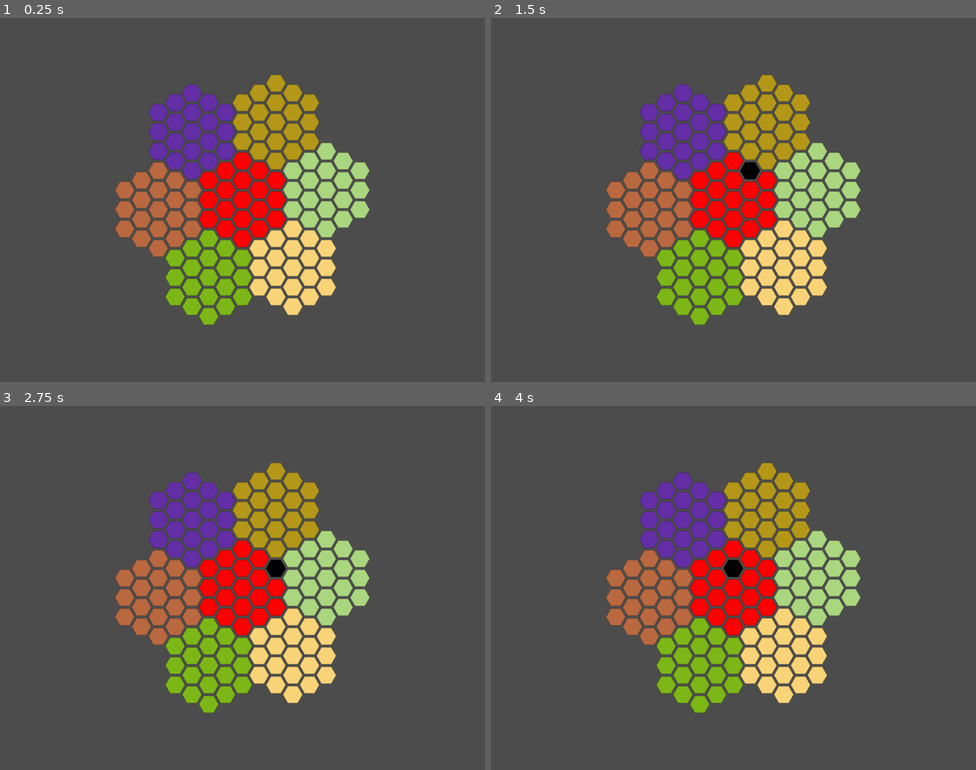
Above: before the commit, frames 1-4 (two rows, left to right).
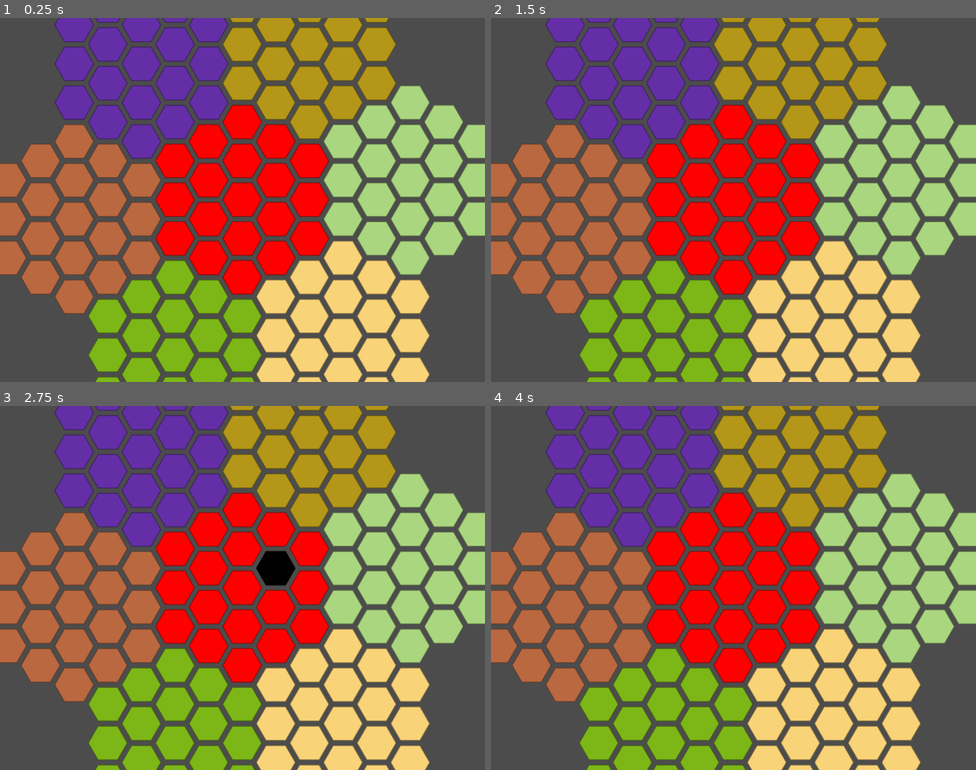
Above: after the commit, the same moments.

Repository: alexander-l-stone/RebellionAndEmpire
Game: Godot game, scene res://scenes/test/test.tscn
Same seed, same stepped clock (60 frames per second), same inputs: the game is played once before the commit and once after it. The project has no main scene, so this scene is started directly.
Inputs (mouse positions are in pixels of both pictures, inside the frame that each line leads up to):
- Up to frame 1 (0.25 s): no input
- Up to frame 2 (1.5 s): tap Enter at 0.5 s; move the mouse to (733, 159) at 0.52 s; tap Space at 1.25 s; move the mouse to (748, 170) at 1.27 s
- Up to frame 3 (2.75 s): tap Enter at 2 s; move the mouse to (276, 569) at 2.02 s
- Up to frame 4 (4 s): tap Space at 2.75 s; move the mouse to (718, 558) at 2.77 s; tap Enter at 3.5 s; move the mouse to (733, 569) at 3.52 s

The runs differ from the first frame. In frame 1, 63% of the frame differs, in the area x 0-100%, y 0-100%; in frame 2, 63%; in frame 3, 63%; in frame 4, 63%.

Commit message:
Removed debug prints.

Diff:
--- a/project.godot
+++ b/project.godot
@@ -20,8 +20,7 @@
 
 [display]
 
-window/size/width=1600
-window/size/height=1200
+window/size/width=800
 
 [rendering]
 
--- a/scenes/galaxy_map/galaxy_map.gd
+++ b/scenes/galaxy_map/galaxy_map.gd
@@ -12,7 +12,6 @@
 
 func generate_sectors():
 	var sector_resource = load("res://scenes/sector/sector.tscn")
-	print('generating sectors')
 	for sector_point in sector_centers:
 		var sector = sector_resource.instance()
 		sector.q = sector_point.q
@@ -28,9 +27,7 @@
 			sector.red = red
 			sector.blue = blue
 			sector.green = green
-		print('Sector Name: ' + sector.name)
 		sector.name = String(sector.type) + String(sector.q) + String(sector.r)
-		print('Sector Name Changed to: ' + sector.name)
 		add_child(sector)
 
 # Called every frame. 'delta' is the elapsed time since the previous frame.
--- a/scenes/sector/sector.gd
+++ b/scenes/sector/sector.gd
@@ -28,10 +28,8 @@
 		for rloc in range(-2+r, 3+r):
 			print(String(qloc-q) +","+ String(rloc-r))
 			if ((qloc-q)+(rloc-r) > -3) && ((qloc-q)+(rloc-r) < 3):
-				print('drawing hex')
 				var hex = hex_resource.instance()
 				hex.set_global_position(Vector2(hex_height*rloc*sin(deg2rad(60)),hex_width*qloc+cos(deg2rad(60))*rloc*hex_height))
-				print("Hex created at: " + String(hex.get_global_position()))
 				hex.red = red
 				hex.green = green
 				hex.blue = blue
